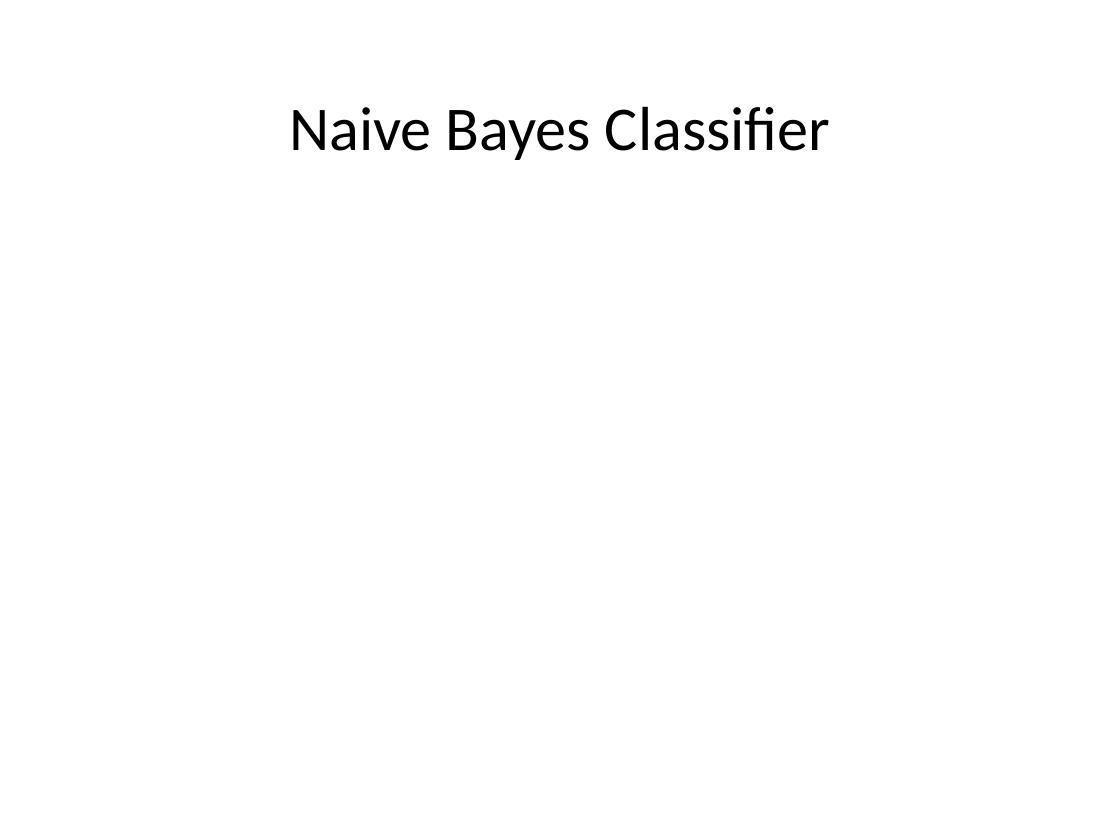
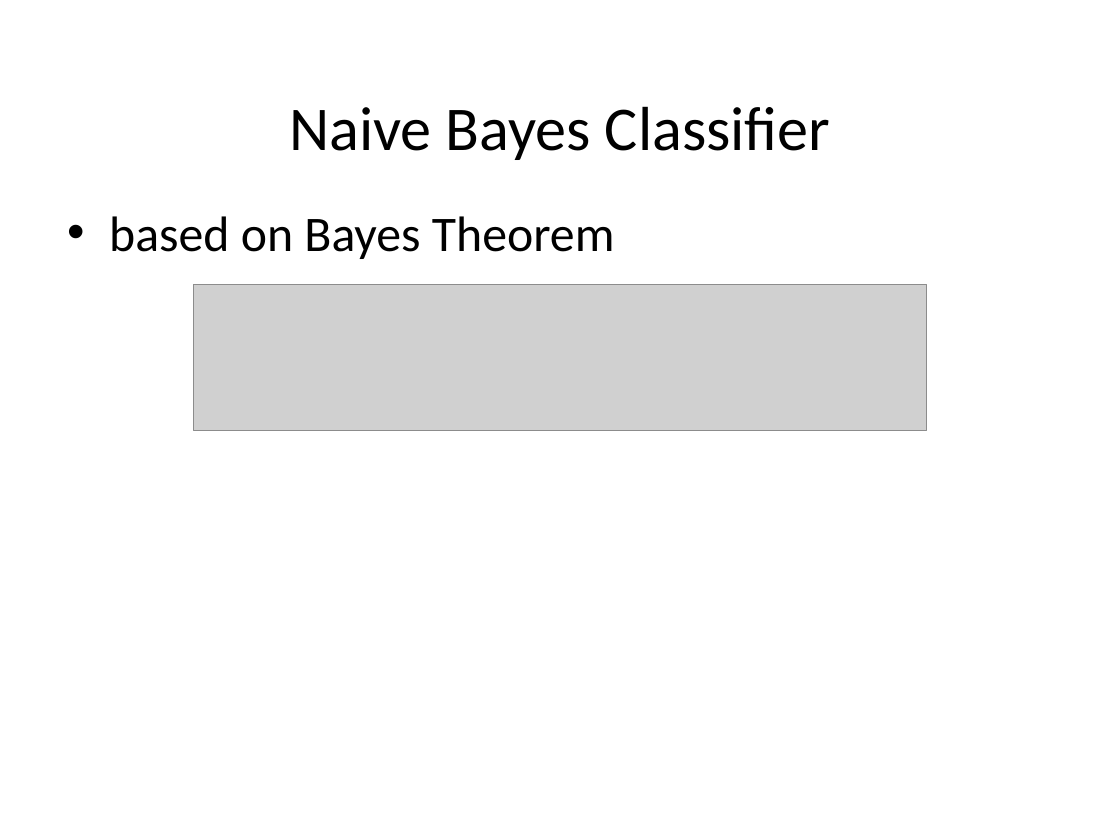
Before and after one commit to Oleksandra28/grad_forum, a slide deck: slide 29 of grad-presentation-sopova 2.pptx. Drawn at 1120x840 pixels with LibreOffice and Linux fonts; fonts in the diff are those of the drawing; grey boxes stand for pictures; background and template pictures are left out. Boxes give left, top, right and bottom in pixels: in the first picture for what was removed or moved away, otherwise in the second. Text is boxed around its words. In the diff, an @@ line names an element or a change of style, - is before the commit and + after.

```diff
--- a/grad-presentation-sopova 2.pptx
+++ b/grad-presentation-sopova 2.pptx
@@ text added at <box>109,216,615,259</box>, 32 pt, text #000000 @@
+• based on Bayes Theorem
@@ picture added at <box>194,284,927,431</box> @@
```
Also in this commit, not shown: 9 other slides changed, 6 other files.
